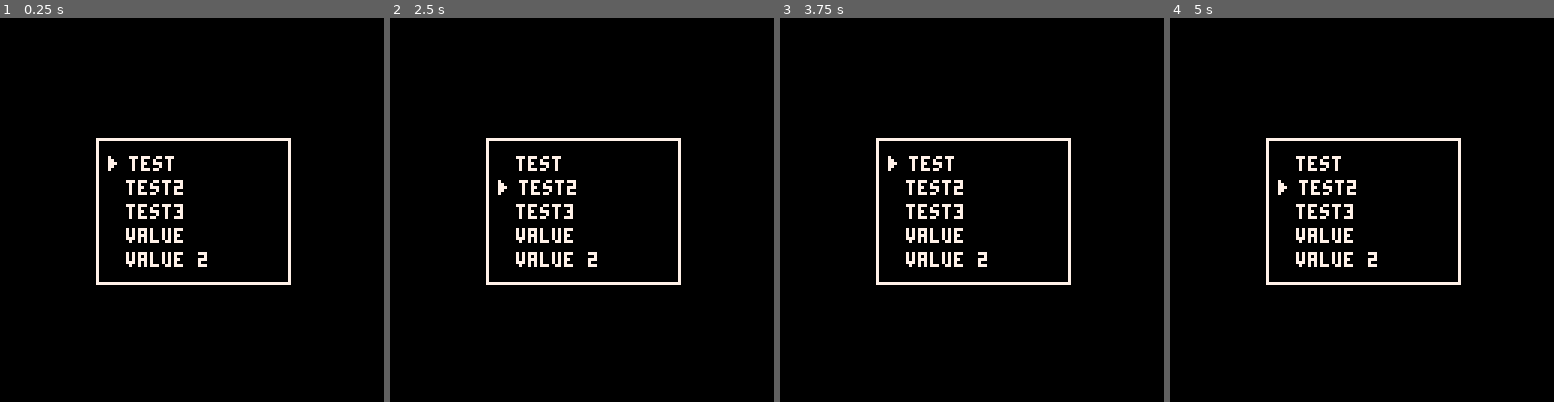
Above: before the commit, frames 1-4 (left to right).
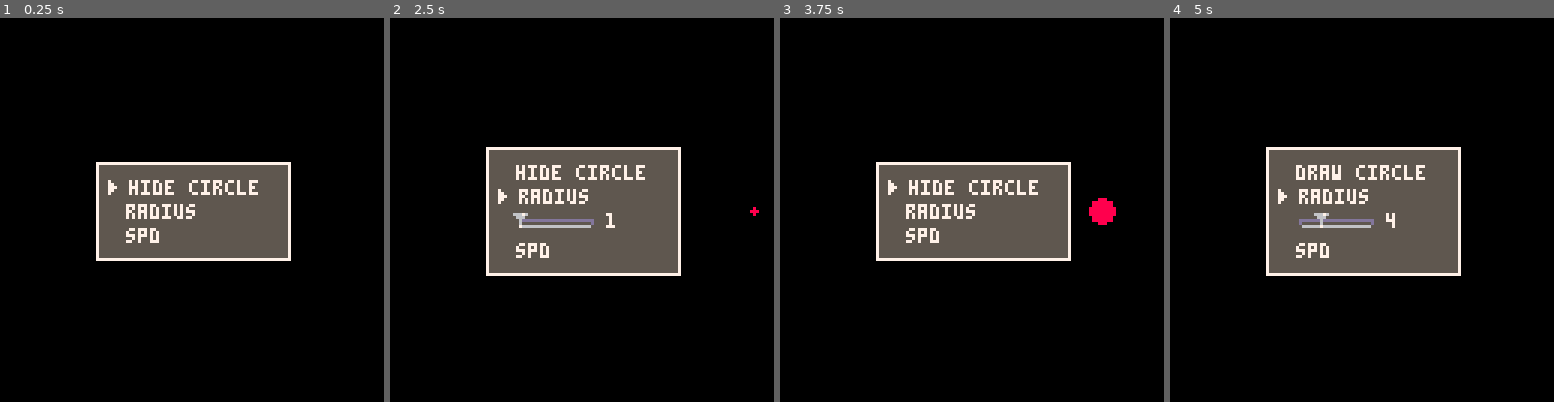
Above: after the commit, the same moments.

Repository: wesen/carts
Game: PICO-8 cartridge menusystem/menusystem.p8
The game is run twice, just before and just after one commit, with the same random seed, the same clock (stepped at 60 frames per second) and the same inputs.
Inputs:
- Up to frame 1 (0.25 s): no input
- Up to frame 2 (2.5 s): tap X (X key) at 1.07, 2.07, 2.4 s; hold Left 1.97-2.37 s; hold Down from 2.42 s (still down)
- Up to frame 3 (3.75 s): tap X (X key) every 0.33 s from 2.73 to 3.73 s; release Down at 2.82 s; hold Right 2.87-3.53 s; hold Up from 3.58 s (still down)
- Up to frame 4 (5 s): tap X (X key) at 4.07, 4.4, 4.73 s; release Up at 4.08 s; hold Right 4.13-4.53 s; hold Down from 4.58 s (still down)

The runs differ from the first frame. In frame 1, 13% of the frame differs, in the area x 25-76%, y 31-70%; in frame 2, 17%, in the area x 25-97%, y 31-70%; in frame 3, 14%; in frame 4, 17%.

Commit message:
Refine menu system for toggling and use as example

Diff:
--- a/menusystem/menu.lua
+++ b/menusystem/menu.lua
@@ -1,6 +1,7 @@
 cls_menu=class(function(self)
   self.entries={}
   self.current_entry=1
+  self.visible=true
 end)
 
 function cls_menu:draw()
@@ -12,6 +13,9 @@
   local w=64
   local left=64-w/2
   local top=64-h/2
+  palt(0,false)
+  rectfill(left,top,64+w/2,64+h/2,5)
+  palt()
   rect(left,top,64+w/2,64+h/2,7)
   top+=6
   local y=top
@@ -53,7 +57,7 @@
 end
 
 function cls_menuentry:activate()
-  if (self.callback!=nil) self.callback()
+  if (self.callback!=nil) self.callback(self)
 end
 
 function cls_menuentry:update()
@@ -67,6 +71,7 @@
   self.max=max or 10
   self.inc=inc or 1
   self.state=0 -- 0=close, 1=open
+  if (self.callback!=nil) self.callback(self.value,self)
 end)
 
 function cls_menu_numberentry:size()
@@ -77,7 +82,7 @@
   if self.state==0 then
     self.state=1
   else
-    if (self.callback!=nil) self.callback(self.value)
+    if (self.callback!=nil) self.callback(self.value,self)
     self.state=0
   end
 end
@@ -104,4 +109,5 @@
 function cls_menu_numberentry:update()
   if (btnp(0)) self.value=max(self.min,self.value-self.inc)
   if (btnp(1)) self.value=min(self.max,self.value+self.inc)
+  if (self.callback!=nil) self.callback(self.value)
 end
--- a/menusystem/menusystem.lua
+++ b/menusystem/menusystem.lua
@@ -4,33 +4,42 @@
 
 local menu=cls_menu.init()
 
+local radius=1
+local spd=2
+local pos_x=1
+local draw_circle=true
+
 function _init()
-  menu:add("test",function() printh("test callback") end)
-  menu:add("test2",function() printh("test2 callback") end)
-  menu:add("test3",function() printh("test3 callback") end)
+  menu:add("hide circle",
+  function(self)
+    if draw_circle then
+     draw_circle=false
+     self.text="draw circle"
+    else
+     draw_circle=true
+     self.text="hide circle"
+   end
+  end)
 
   local e=cls_menu_numberentry.init(
-   "value",
-   function(v) printh("value callback "..tostr(v)) end,
+   "radius",
+   function(v) radius=v end,
    1,1,10)
   add(menu.entries,e)
   e=cls_menu_numberentry.init(
-   "value 2",
-   function(v) printh("value2 callback "..tostr(v)) end,
+   "spd",
+   function(v) spd=v end,
    10,1,20)
   add(menu.entries,e)
-
-  menuitem(1,"resume",function()
-  poke(0x5f30,1)
-end)
-
 end
 
 function _update()
-  menu:update()
+  if (menu.visible) menu:update()
+  pos_x=(pos_x+spd)%128
 end
 
 function _draw()
  cls()
- menu:draw()
+ if (draw_circle) circfill(pos_x,64,radius,8)
+ if (menu.visible) menu:draw()
 end
--- a/menusystem/menusystem.p8
+++ b/menusystem/menusystem.p8
@@ -21,6 +21,7 @@
 cls_menu=class(function(self)
   self.entries={}
   self.current_entry=1
+  self.visible=true
 end)
 
 function cls_menu:draw()
@@ -32,6 +33,9 @@
   local w=64
   local left=64-w/2
   local top=64-h/2
+  palt(0,false)
+  rectfill(left,top,64+w/2,64+h/2,5)
+  palt()
   rect(left,top,64+w/2,64+h/2,7)
   top+=6
   local y=top
@@ -73,7 +77,7 @@
 end
 
 function cls_menuentry:activate()
-  if (self.callback!=nil) self.callback()
+  if (self.callback!=nil) self.callback(self)
 end
 
 function cls_menuentry:update()
@@ -87,6 +91,7 @@
   self.max=max or 10
   self.inc=inc or 1
   self.state=0 -- 0=close, 1=open
+  if (self.callback!=nil) self.callback(self.value,self)
 end)
 
 function cls_menu_numberentry:size()
@@ -97,7 +102,7 @@
   if self.state==0 then
     self.state=1
   else
-    if (self.callback!=nil) self.callback(self.value)
+    if (self.callback!=nil) self.callback(self.value,self)
     self.state=0
   end
 end
@@ -124,6 +129,7 @@
 function cls_menu_numberentry:update()
   if (btnp(0)) self.value=max(self.min,self.value-self.inc)
   if (btnp(1)) self.value=min(self.max,self.value+self.inc)
+  if (self.callback!=nil) self.callback(self.value)
 end
 
 function tidx_inc(idx,n)
@@ -137,35 +143,44 @@
 
 local menu=cls_menu.init()
 
+local radius=1
+local spd=2
+local pos_x=1
+local draw_circle=true
+
 function _init()
-  menu:add("test",function() printh("test callback") end)
-  menu:add("test2",function() printh("test2 callback") end)
-  menu:add("test3",function() printh("test3 callback") end)
+  menu:add("hide circle",
+  function(self)
+    if draw_circle then
+     draw_circle=false
+     self.text="draw circle"
+    else
+     draw_circle=true
+     self.text="hide circle"
+   end
+  end)
 
   local e=cls_menu_numberentry.init(
-   "value",
-   function(v) printh("value callback "..tostr(v)) end,
+   "radius",
+   function(v) radius=v end,
    1,1,10)
   add(menu.entries,e)
   e=cls_menu_numberentry.init(
-   "value 2",
-   function(v) printh("value2 callback "..tostr(v)) end,
+   "spd",
+   function(v) spd=v end,
    10,1,20)
   add(menu.entries,e)
-
-  menuitem(1,"resume",function()
-  poke(0x5f30,1)
-end)
-
 end
 
 function _update()
-  menu:update()
+  if (menu.visible) menu:update()
+  pos_x=(pos_x+spd)%128
 end
 
 function _draw()
  cls()
- menu:draw()
+ if (draw_circle) circfill(pos_x,64,radius,8)
+ if (menu.visible) menu:draw()
 end
 
 __gfx__
